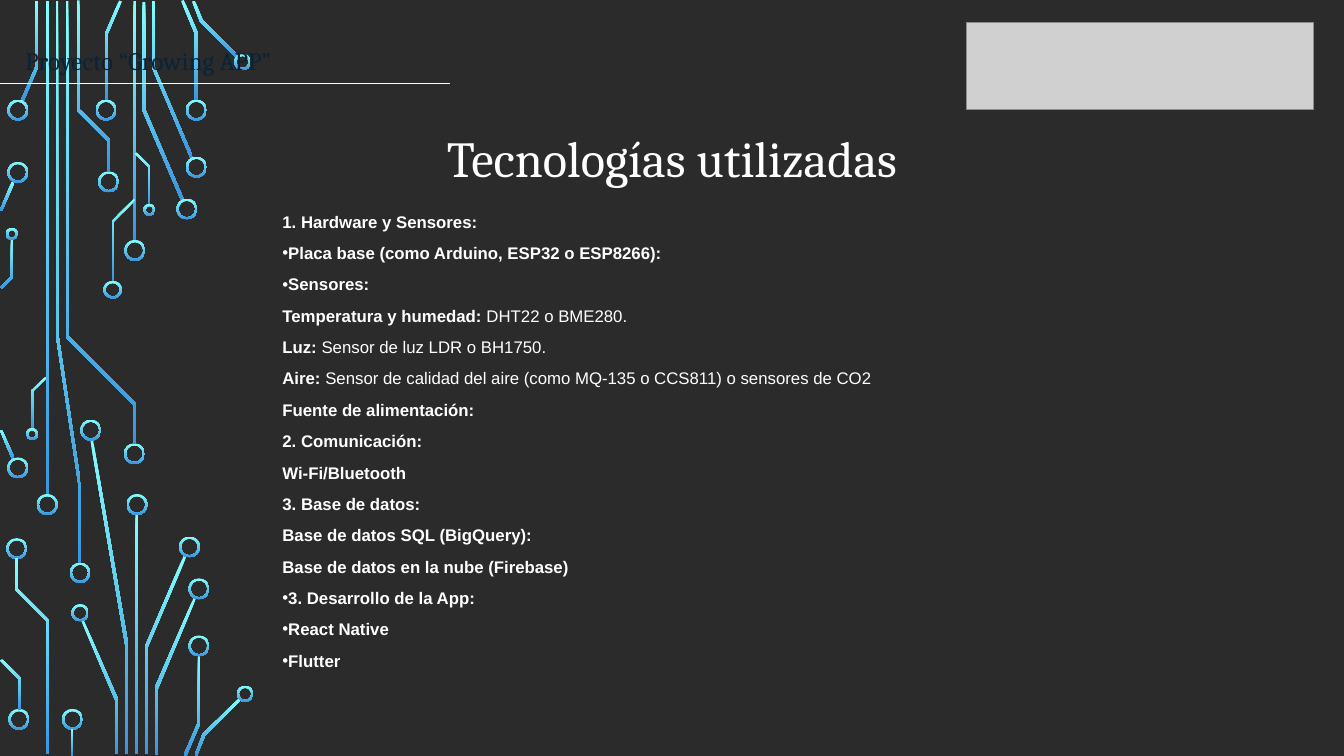
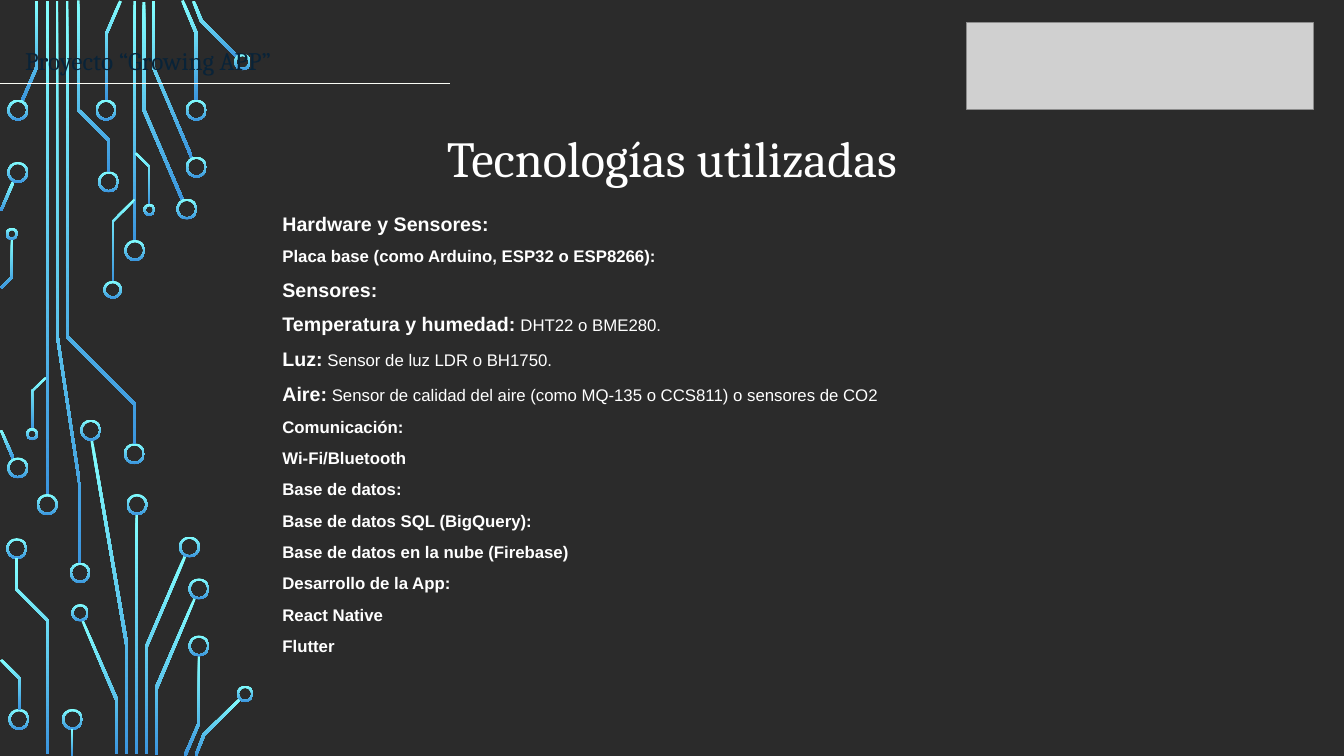
Before and after one commit to DiegoFarias19/GrowingAPP, a slide deck: slide 7 of Entrega Grupal/Presentacion EA1.pptx. Drawn at 1344x756 pixels with LibreOffice and Linux fonts; fonts in the diff are those of the drawing; grey boxes stand for pictures; background and template pictures are left out; a plain dark background stands for a picture behind light text. Boxes give left, top, right and bottom in pixels: in the first picture for what was removed or moved away, otherwise in the second. Text is boxed around its words. In the diff, an @@ line names an element or a change of style, - is before the commit and + after.

```diff
--- a/Entrega Grupal/Presentacion EA1.pptx
+++ b/Entrega Grupal/Presentacion EA1.pptx
@@ text at [282,216,489,235]: text changed; size 12 to 14 pt @@
-1. Hardware y Sensores:
+Hardware y Sensores:
@@ text at [282,250,877,652]: size 12 to 14 pt in "Sensores:", "Temperatura y humedad:", "Luz:", "Aire:"; bullet • to none @@
@@ text at [282,420,403,433]: text changed @@
-Fuente de alimentación:
-2. Comunicación:
+Comunicación:
@@ text at [282,483,401,495]: text changed @@
-3. Base de datos:
+Base de datos:
@@ text at [282,577,450,593]: text changed @@
-• 3. Desarrollo de la App:
+Desarrollo de la App:
```
Also in this commit, not shown: 6 other slides changed, 2 other files.
